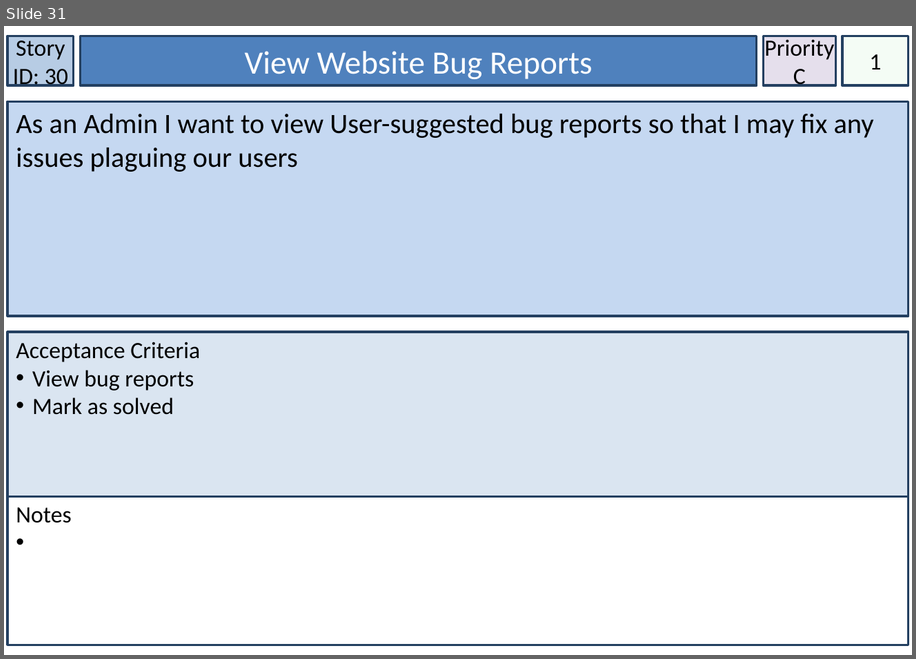
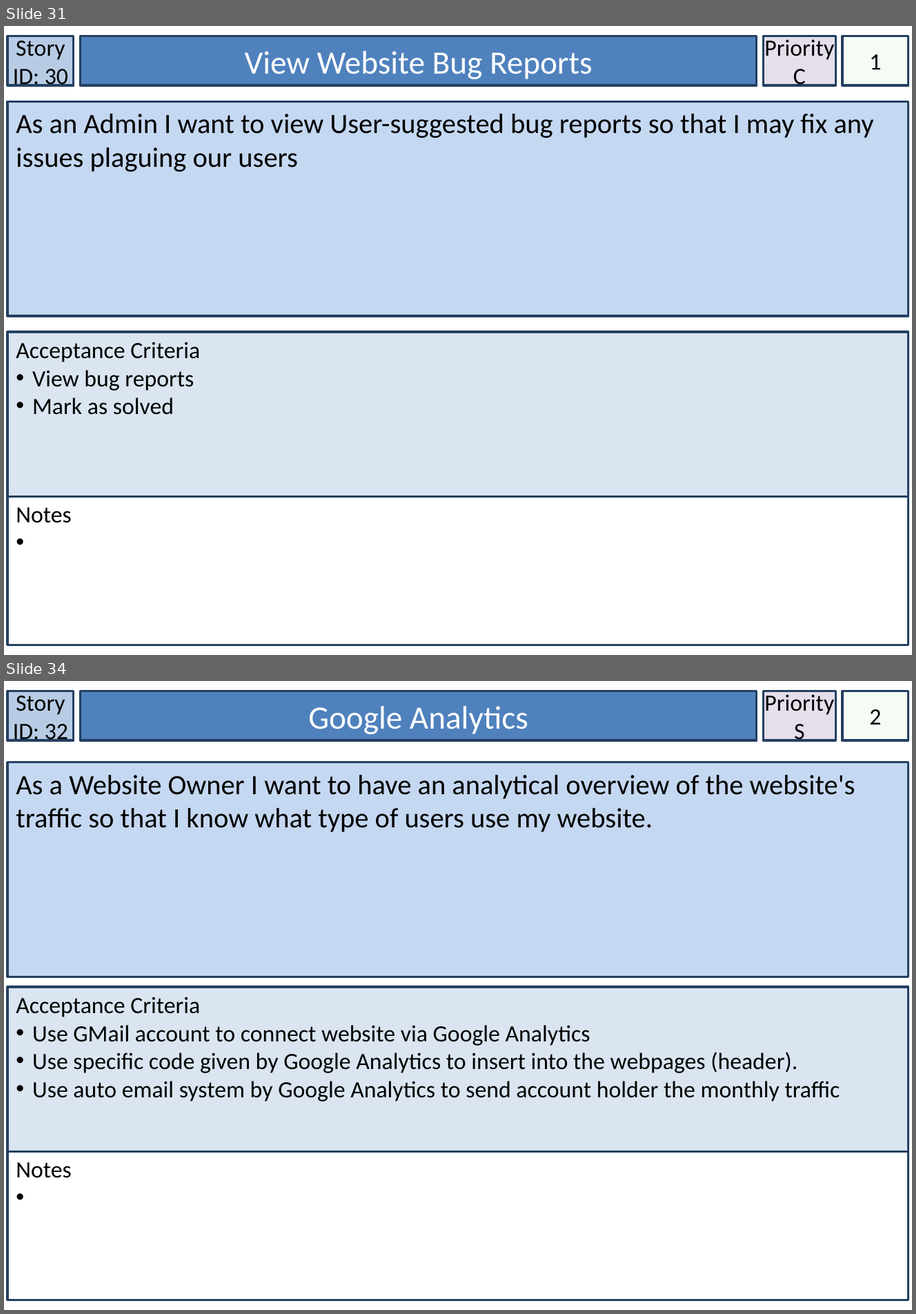
Before and after one commit to lowejosh/Django-landmarks, a slide deck: Artifact Files/Story Cards.pptx. Shown one above the other, each under a label of ours: slide 31 before the commit, slides 31 and 34 after it; the slides between them are not shown. The pictures are 916x659 and 916x1314 pixels, drawn with LibreOffice and Linux fonts; fonts in the diff are those of the drawing. Boxes give left, top, right and bottom in pixels: in the first picture for what was removed or moved away, otherwise in the second. Text is boxed around its words. In the diff, an @@ line names an element or a change of style, - is before the commit and + after.

```diff
--- a/Artifact Files/Story Cards.pptx
+++ b/Artifact Files/Story Cards.pptx
@@ slide 34 added at bbox=[4, 681, 912, 1310], background #FFFFFF @@
@@ rectangle added at bbox=[7, 691, 74, 740], fill #B7CCE4, outline #244061 2 pt, 20 pt, text #000000 @@
+Story ID: 32
@@ rectangle added at bbox=[81, 691, 757, 740], fill #4F81BD, outline #244061 2 pt, 28 pt, text #FFFFFF @@
+Google Analytics
@@ rectangle added at bbox=[764, 691, 837, 740], fill #E5DFEC, outline #244061 2 pt, 20 pt, text #000000 @@
+Priority
+S
@@ rectangle added at bbox=[842, 691, 909, 740], fill #CCF0CD at 20% opacity, outline #244061 2 pt, 20 pt, text #000000 @@
+2
@@ rectangle added at bbox=[7, 762, 909, 977], fill #C5D8F1, outline #244061 2 pt, 24 pt, text #000000 @@
+As a Website Owner I want to have an analytical overview of the website's traffic so that I know what type of users use my website.
@@ rectangle added at bbox=[7, 987, 909, 1152], fill #DAE5F1, outline #244061 2 pt, 20 pt, text #000000 @@
+Acceptance Criteria
+• Use GMail account to connect website via Google Analytics
+• Use specific code given by Google Analytics to insert into the webpages (header).
+• Use auto email system by Google Analytics to send account holder the monthly traffic
@@ rectangle added at bbox=[7, 1152, 909, 1300], fill #FFFFFF, outline #244061 2 pt, 20 pt, text #000000 @@
+Notes
```
Also in this commit, not shown: 1 slide changed, 10 other slides added, 9 other files.
